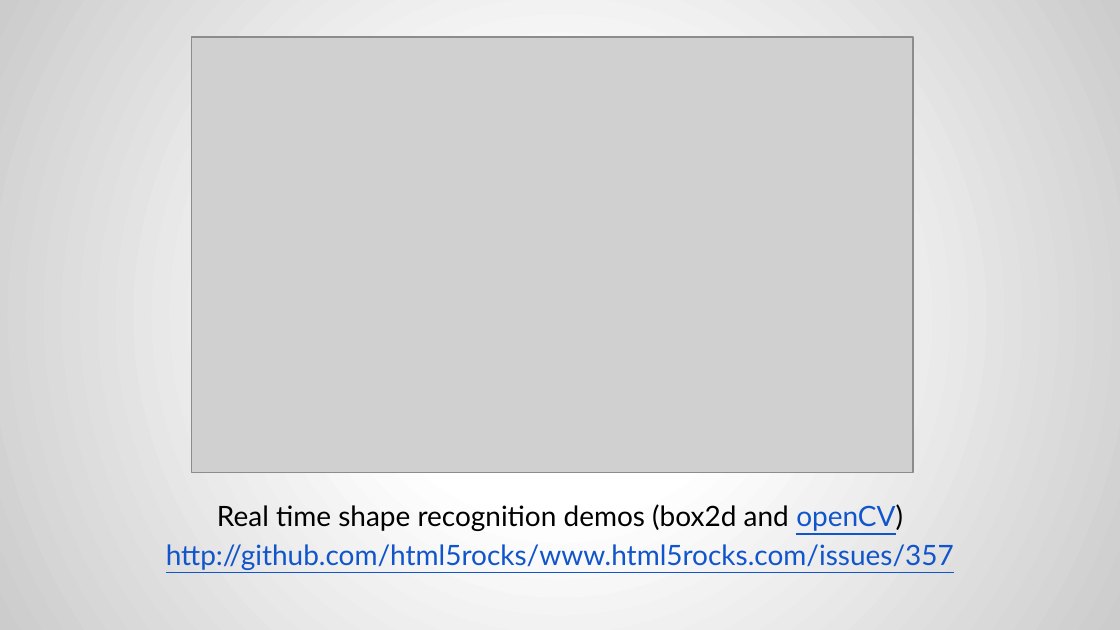
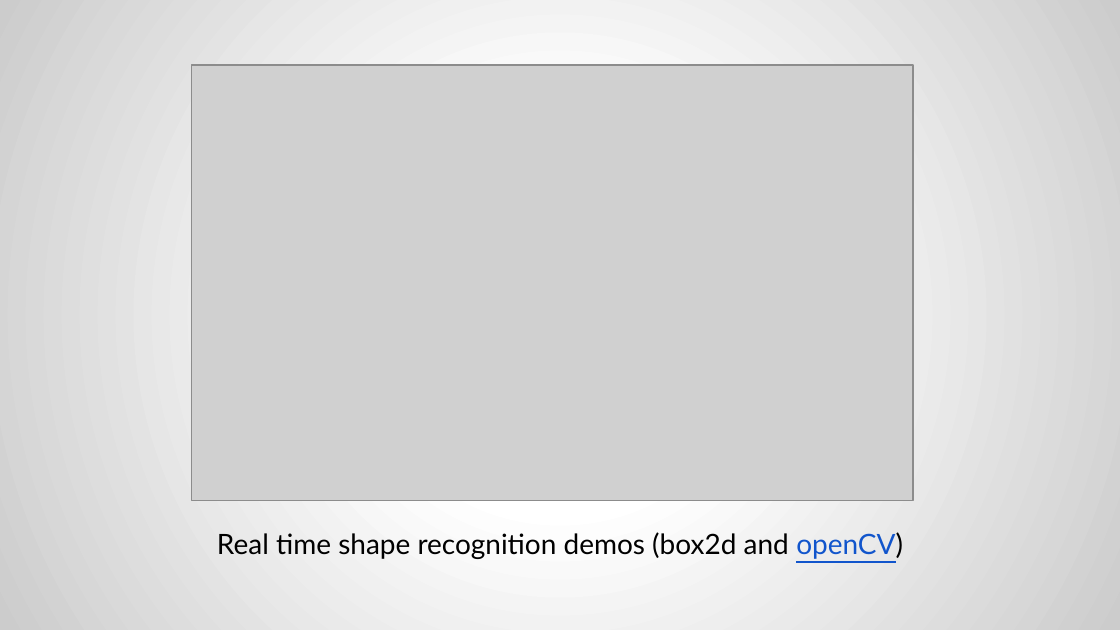
Before and after one commit to gazpachu/box2d, a slide deck: slide 9 of docs/Box2D with Javascript.pptx (slide 8 before the commit). Drawn at 1120x630 pixels with LibreOffice and Linux fonts; fonts in the diff are those of the drawing; grey boxes stand for pictures. Boxes give left, top, right and bottom in pixels: in the first picture for what was removed or moved away, otherwise in the second. Text is boxed around its words. In the diff, an @@ line names an element or a change of style, - is before the commit and + after.

```diff
--- a/docs/Box2D with Javascript.pptx
+++ b/docs/Box2D with Javascript.pptx
@@ picture: place and size @@
-picture at [192, 37, 913, 473]
+picture at [192, 65, 913, 501]
@@ text "Real time shape recognition demos ...": place and size @@
-text "Real time shape recognition demos ..." at [166, 504, 954, 570]
+text "Real time shape recognition demos ..." at [217, 532, 903, 559]
@@ text at [166, 544, 954, 570]: paragraph removed @@
-http://github.com/html5rocks/www.html5rocks.com/issues/357
```
Also in this commit, not shown: 3 other slides changed, 2 slides added, 1 slide removed.
